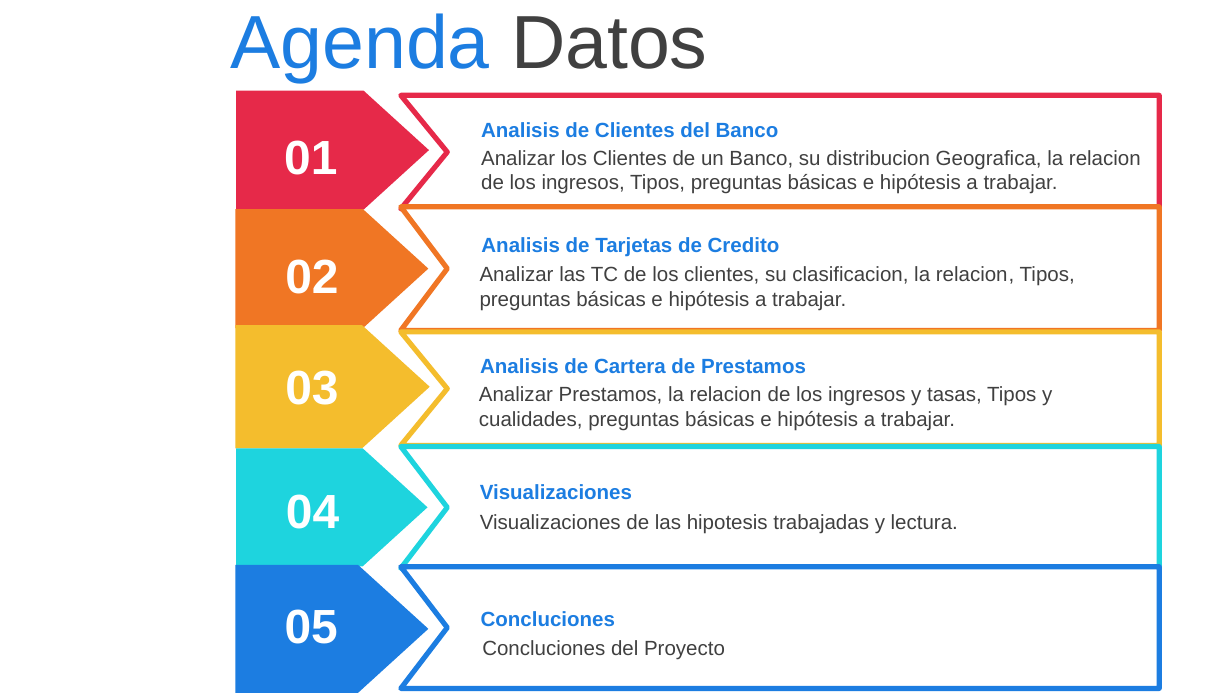
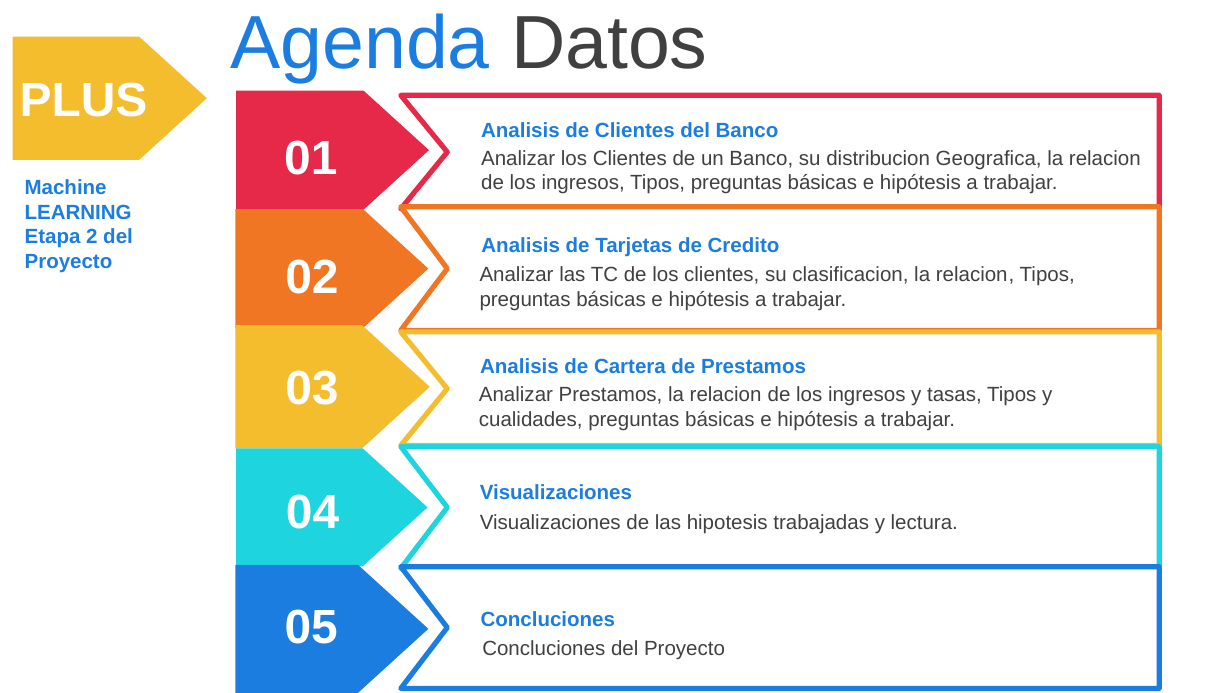
Before and after one commit to Juanolguin21/Data2, a slide deck: slide 2 of Analisis Bancario_Juan Manuel Olguin.pptx. Drawn at 1232x693 pixels with LibreOffice and Linux fonts; fonts in the diff are those of the drawing; background and template pictures are left out. Boxes give left, top, right and bottom in pixels: in the first picture for what was removed or moved away, otherwise in the second. Text is boxed around its words. In the diff, an @@ line names an element or a change of style, - is before the commit and + after.

```diff
--- a/Analisis Bancario_Juan Manuel Olguin.pptx
+++ b/Analisis Bancario_Juan Manuel Olguin.pptx
@@ pentagon arrow added at [12,37,207,160], fill #F4BD2D @@
@@ text added at [20,82,148,117], 28 pt, text #FFFFFF, bold @@
+PLUS
@@ text added at [25,179,133,273], 12 pt, text #1C7DE1, bold @@
+Machine LEARNING
+Etapa 2 del Proyecto
```
Also in this commit, not shown: 3 other slides changed, 9 slides added.
